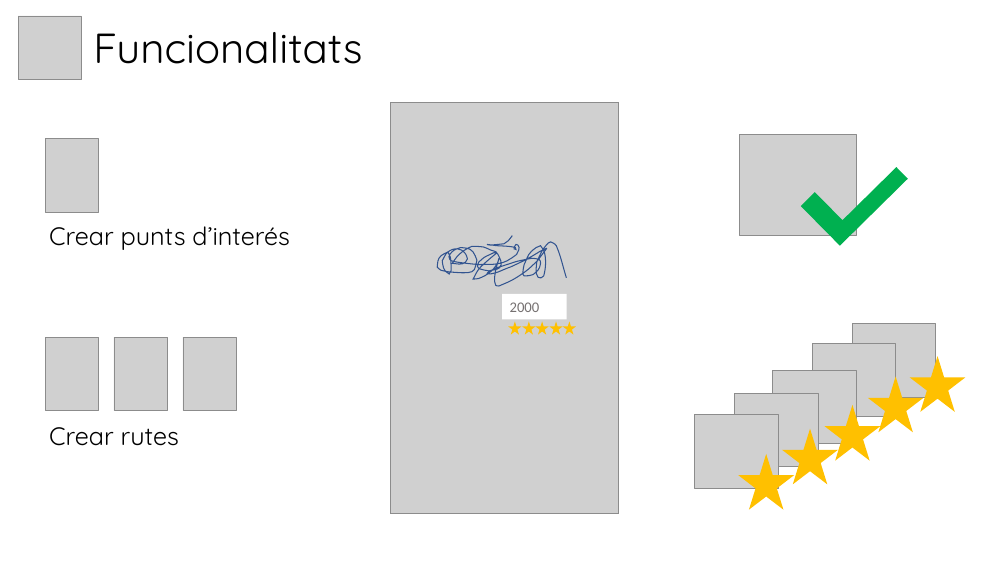
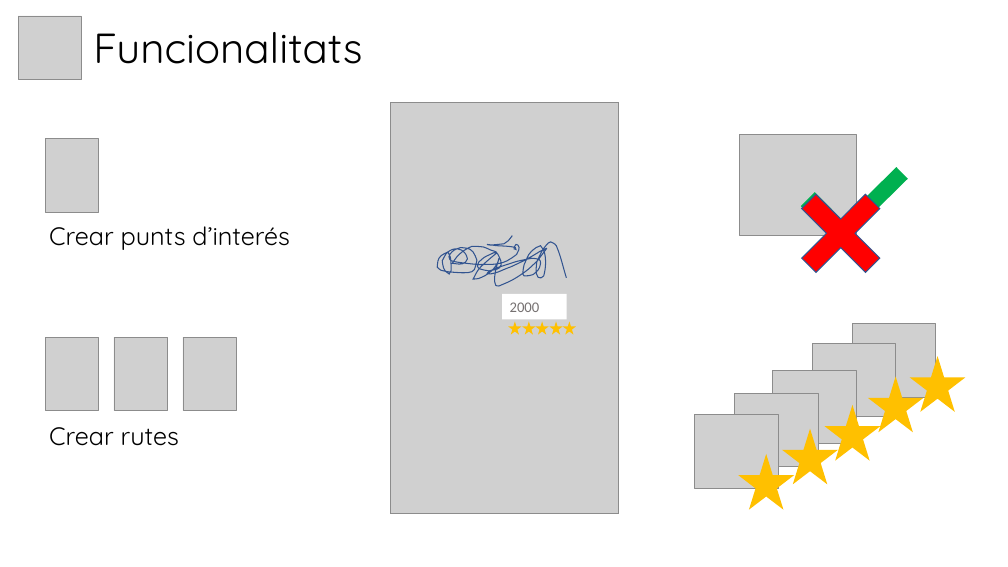
Before and after one commit to somhackathon19/somhackathon19-blankspace, a slide deck: slide 5 of Presentacio_Grup13_BlankSpace.pptx (slide 19 before the commit). Drawn at 1008x567 pixels with LibreOffice and Linux fonts; fonts in the diff are those of the drawing; grey boxes stand for pictures; background and template pictures are left out. Boxes give left, top, right and bottom in pixels: in the first picture for what was removed or moved away, otherwise in the second. Text is boxed around its words. In the diff, an @@ line names an element or a change of style, - is before the commit and + after.

```diff
--- a/Presentacio_Grup13_BlankSpace.pptx
+++ b/Presentacio_Grup13_BlankSpace.pptx
@@ cross added at [780,172,902,295], fill #FF0000, outline #325491 1 pt @@
```
Also in this commit, not shown: 14 slides removed.
